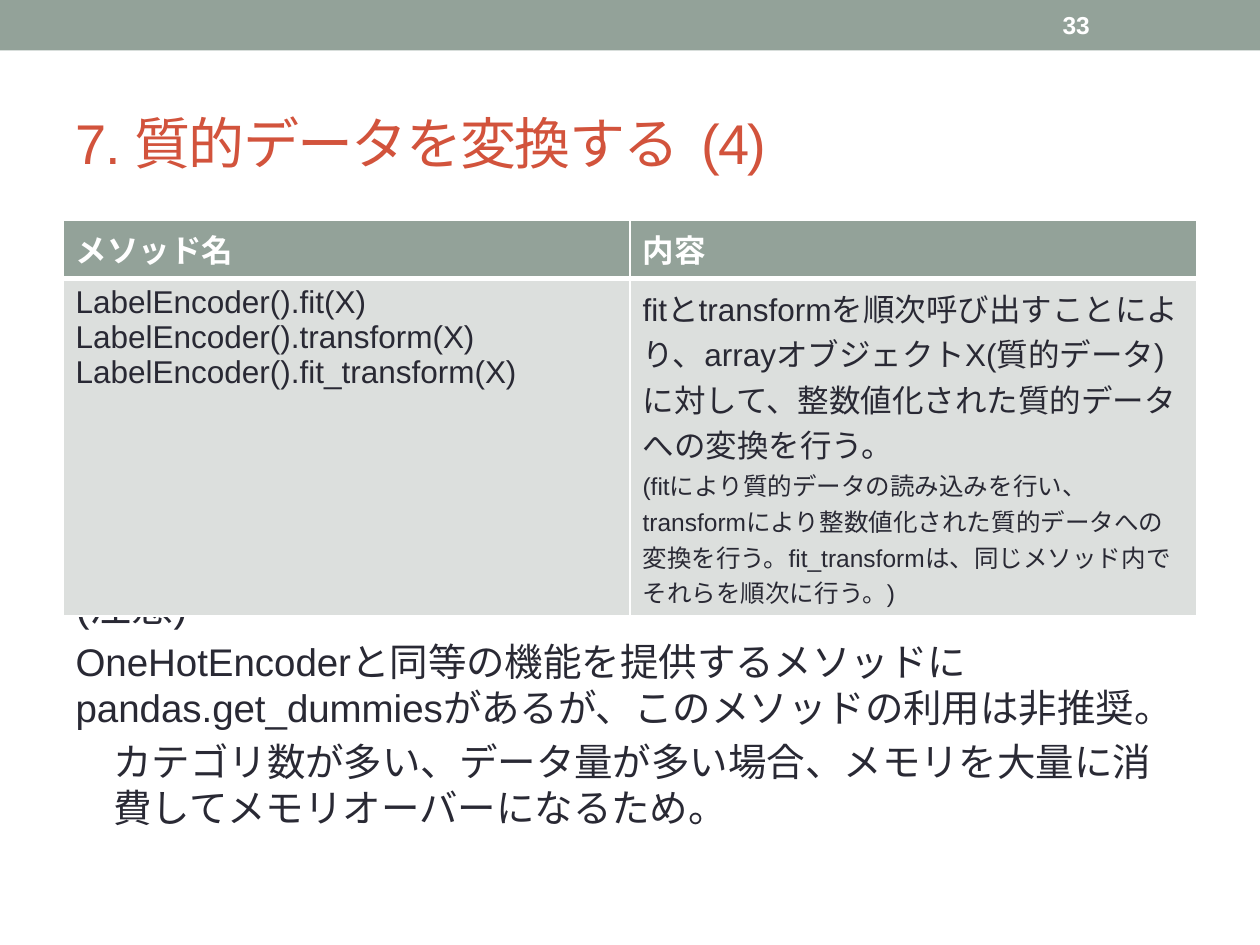
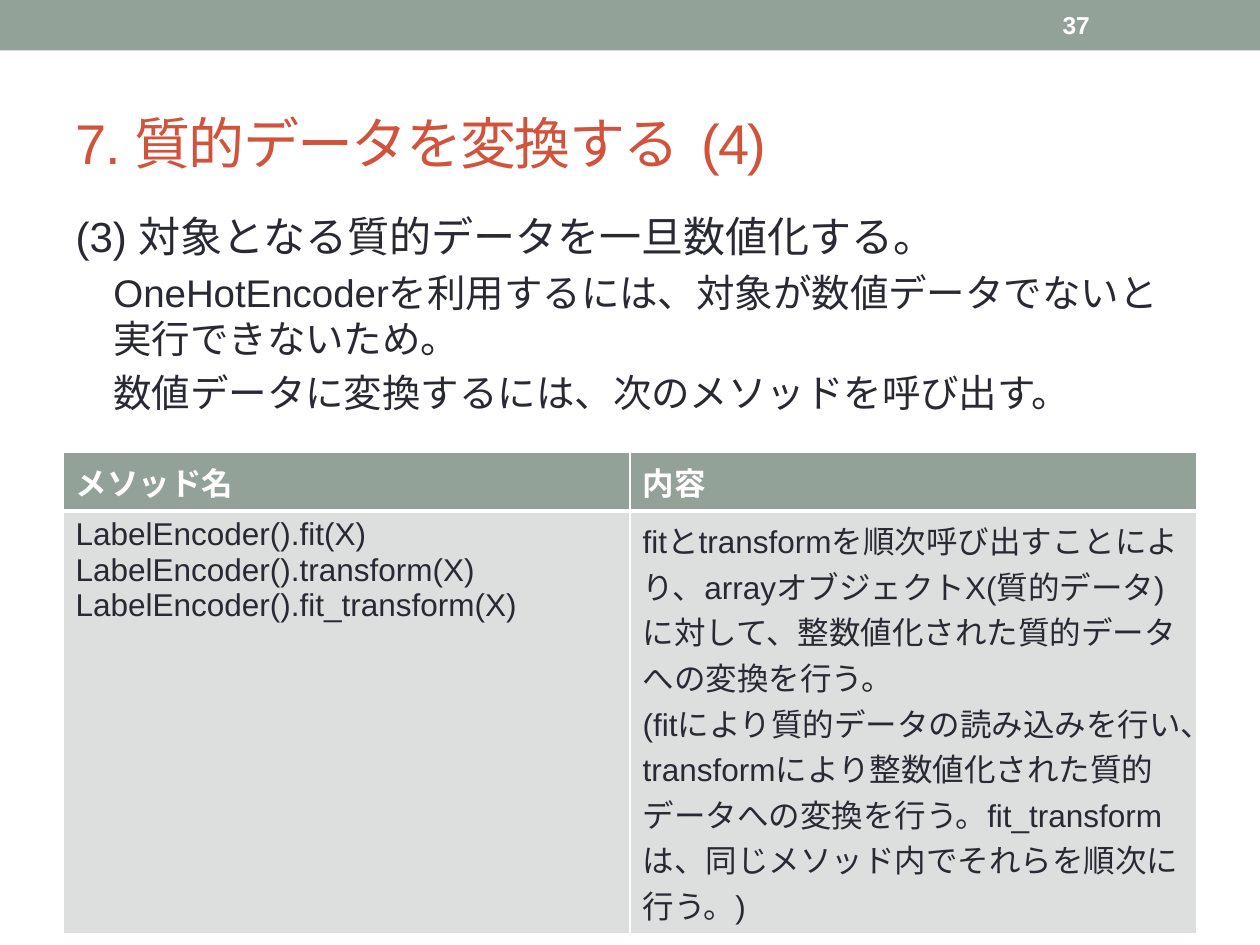
Before and after one commit to topse2018-kaggle/team, a slide deck: slide 37 of k-yoshida/Data Preprocessing.pptx (slide 33 before the commit). Drawn at 1260x945 pixels with LibreOffice and Linux fonts; fonts in the diff are those of the drawing. Boxes give left, top, right and bottom in pixels: in the first picture for what was removed or moved away, otherwise in the second. Text is boxed around its words. In the diff, an @@ line names an element or a change of style, - is before the commit and + after.

```diff
--- a/k-yoshida/Data Preprocessing.pptx
+++ b/k-yoshida/Data Preprocessing.pptx
@@ page number at [1063,17,1090,34]: text changed @@
-33
+37
@@ text at [76,216,1157,410]: text changed @@
-(注意)
-OneHotEncoderと同等の機能を提供するメソッドにpandas.get_dummiesがあるが、このメソッドの利用は非推奨。
-  カテゴリ数が多い、データ量が多い場合、メモリを大量に消費してメモリオーバーになるため。
+(3) 対象となる質的データを一旦数値化する。
+  OneHotEncoderを利用するには、対象が数値データでないと実行できないため。
+  数値データに変換するには、次のメソッドを呼び出す。
@@ table at [63,452,1197,929] @@
@@ size 14 to 18 pt in "(fitにより質的データの読み込みを行い、transformにより整数値化された質的データへの変換を行う。fit_tra ..." @@
@@ table: place and size @@
-table at [63,220,1197,611]
+table at [63,452,1197,929]
```
Also in this commit, not shown: 27 other slides changed, 5 slides added, 1 slide removed.
